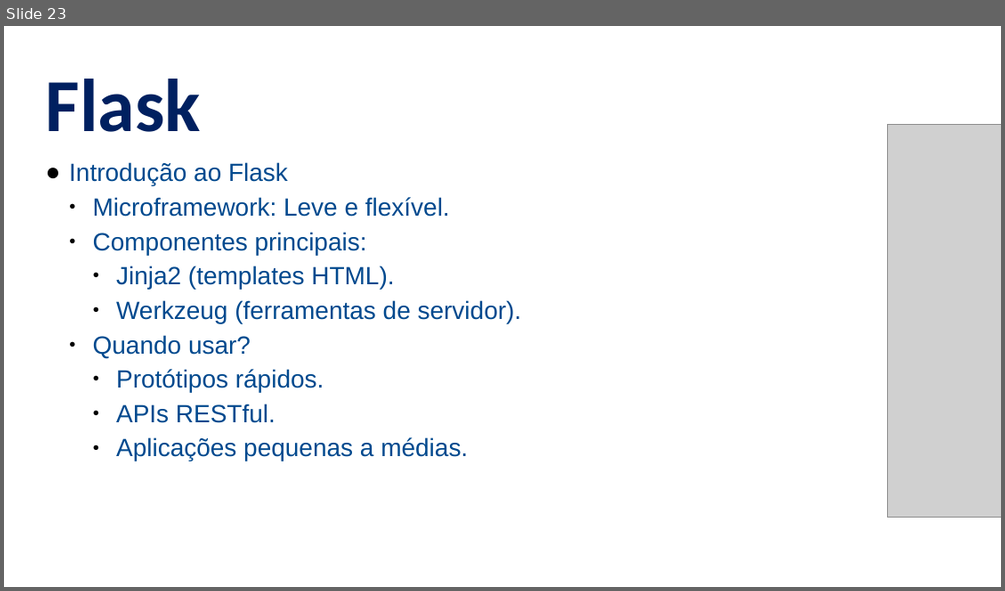
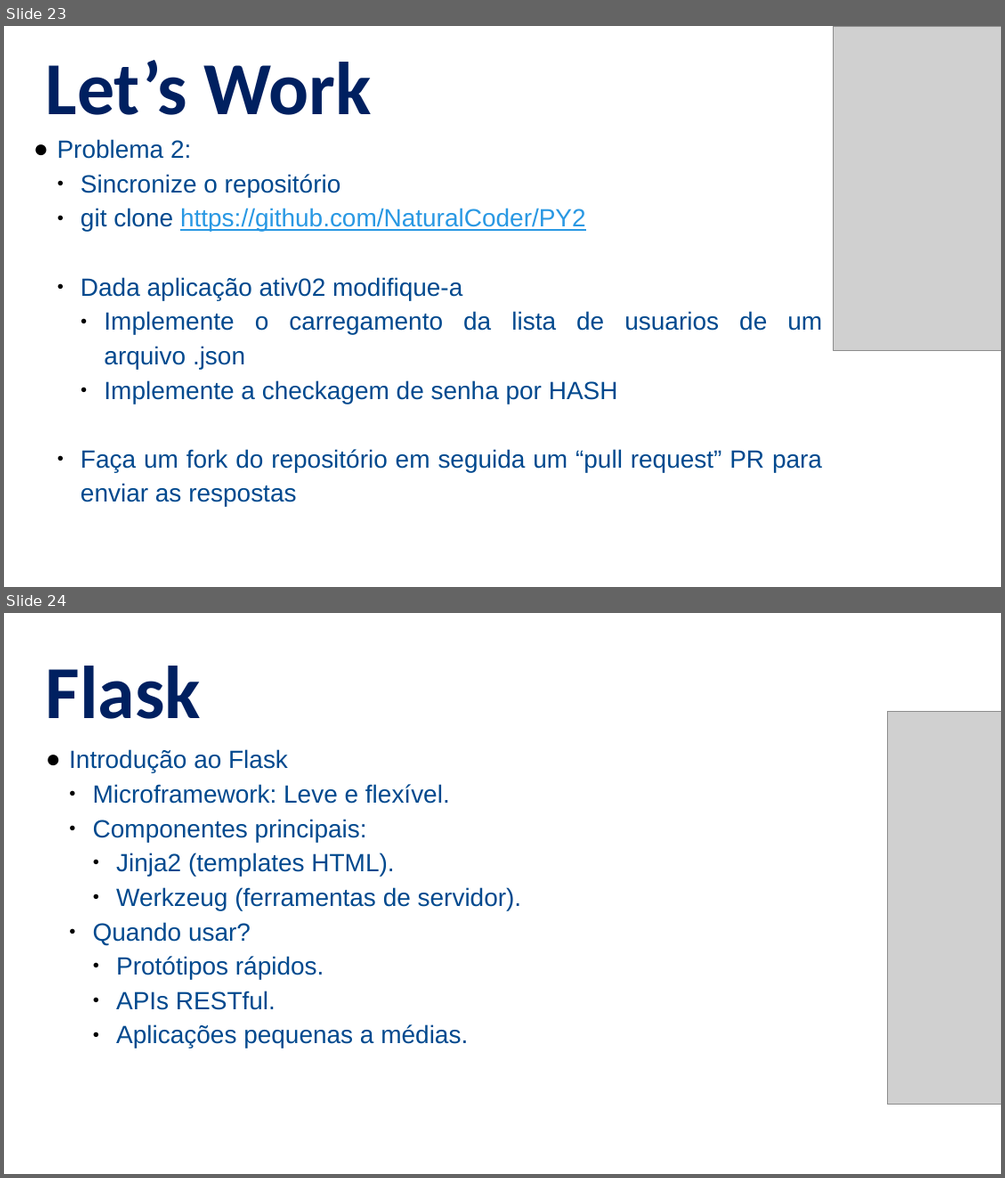
Before and after one commit to alandsilvasouza/PY2, a slide deck: aula10/Aula10.pptx. Shown one above the other, each under a label of ours: slide 23 before the commit, slides 23 and 24 after it. The pictures are 1005x591 and 1005x1178 pixels, drawn with LibreOffice and Linux fonts; fonts in the diff are those of the drawing; grey boxes stand for pictures. Boxes give left, top, right and bottom in pixels: in the first picture for what was removed or moved away, otherwise in the second. Text is boxed around its words. In the diff, an @@ line names an element or a change of style, - is before the commit and + after.

```diff
--- a/aula10/Aula10.pptx
+++ b/aula10/Aula10.pptx
@@ slide 23 added at <box>4,26,1001,587</box>, background #FFFFFF @@
@@ picture added at <box>833,27,1001,351</box> @@
@@ text added at <box>46,60,372,115</box>, 54 pt, text #002060, bold @@
+Let’s Work
@@ text added at <box>57,139,822,507</box>, 18 pt, text #01498E @@
+● Problema 2:
+  ● Sincronize o repositório
+  ● git clone https://github.com/NaturalCoder/PY2
+  ● Dada aplicação ativ02 modifique-a
+    ● Implemente o carregamento da lista de usuarios de um arquivo .json
+    ● Implemente a checkagem de senha por HASH
+  ● Faça um fork do repositório em seguida um “pull request” PR para enviar as respostas
@@ what was slide 23 is now slide 24 @@
```
Also in this commit, not shown: 1 other slide added, 1 slide removed, 1 other file.
